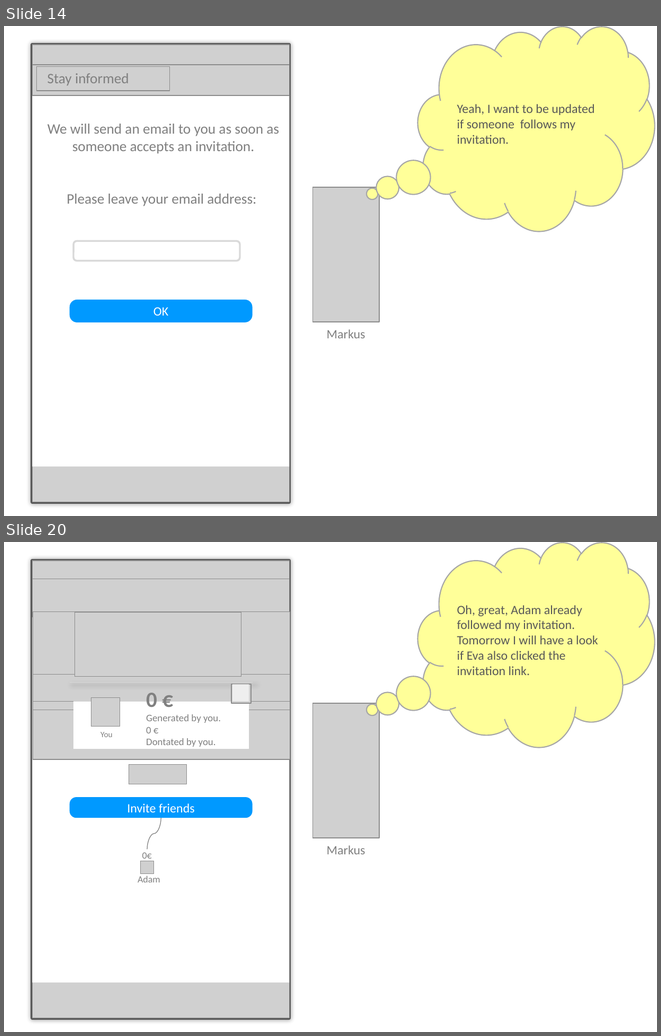
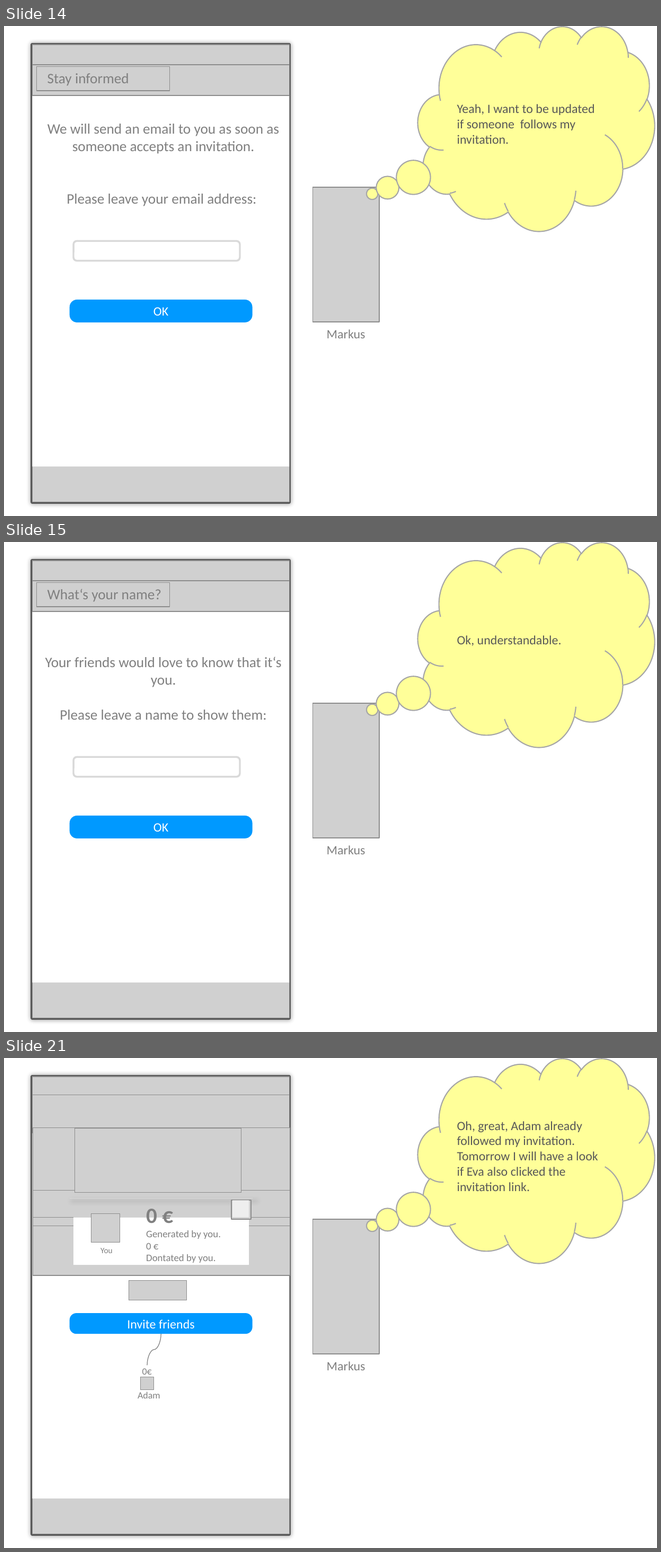
Before and after one commit to MoritzTheile/com.supeyou, a slide deck: com.supeyou.project/doc/SupeYou.scenario.nikolaus.pptx. Shown one above the other, each under a label of ours: slides 14 and 20 before the commit, slides 14, 15 and 21 after it; the slides between them are not shown. The pictures are 661x1036 and 661x1552 pixels, drawn with LibreOffice and Linux fonts; fonts in the diff are those of the drawing; grey boxes stand for pictures. Boxes give left, top, right and bottom in pixels: in the first picture for what was removed or moved away, otherwise in the second. Text is boxed around its words. In the diff, an @@ line names an element or a change of style, - is before the commit and + after.

```diff
--- a/com.supeyou.project/doc/SupeYou.scenario.nikolaus.pptx
+++ b/com.supeyou.project/doc/SupeYou.scenario.nikolaus.pptx
@@ slide 15 added at (4,542,657,1032), background #FFFFFF @@
@@ thought cloud added at (418,542,654,747), fill #FFFF99, outline #A6A6A6 1.25 pt, 14 pt, text #595959 @@
+Ok, understandable.
@@ rectangle added at (32,561,289,1018), outline #595959 3.75 pt @@
@@ picture added at (32,561,289,1018) @@
@@ rectangle added at (32,581,289,982), fill #FFFFFF @@
@@ picture added at (32,581,289,611) @@
@@ picture added at (37,582,170,607) @@
@@ text added at (47,589,161,601), 16 pt, text #808080 @@
+What‘s your name?
@@ text added at (45,656,281,720), 16 pt, text #808080 @@
+Your friends would love to know that it‘s you.
+Please leave a name to show them:
@@ picture added at (313,703,379,838) @@
@@ rounded rectangle added at (73,757,240,776), outline #D9D9D9 2 pt @@
@@ rounded rectangle added at (69,815,252,838), fill #0099FF, 14 pt, text #FFFFFF @@
+OK
@@ text added at (327,845,365,854), 14 pt, text #808080 @@
+Markus
@@ what was slide 20 is now slide 21 @@
```
Also in this commit, not shown: 1 slide changed, 15 other files.
